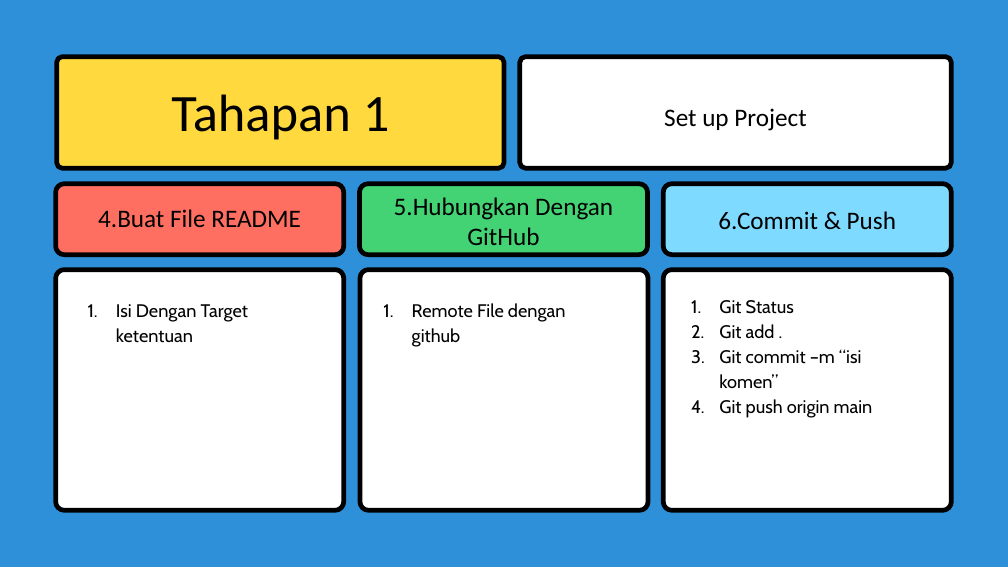
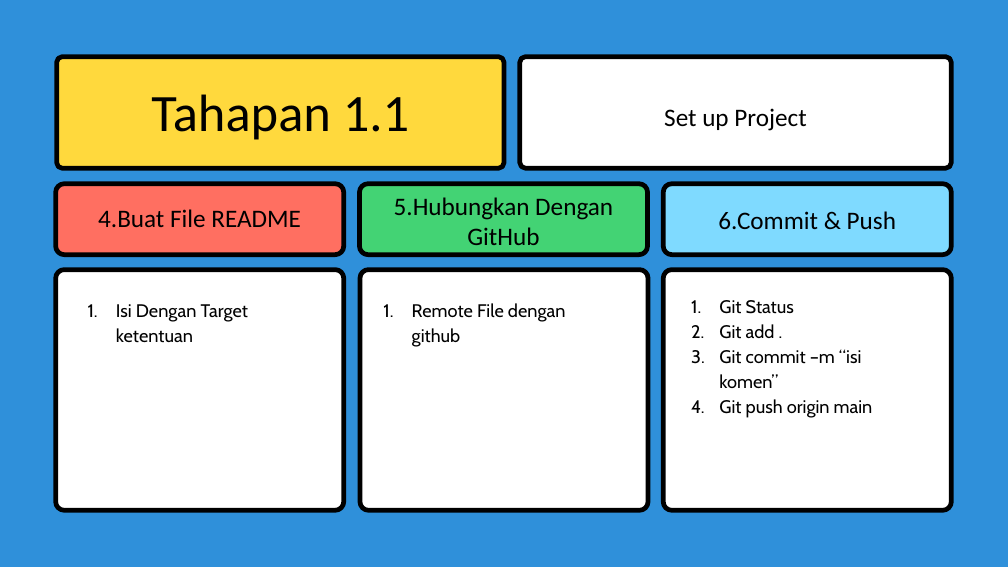
Before and after one commit to MuhammadRamdani121/Fullstack-30Hari, a slide deck: slide 4 of Rangkuman Cepat.pptx. Drawn at 1008x567 pixels with LibreOffice and Linux fonts; fonts in the diff are those of the drawing. Boxes give left, top, right and bottom in pixels: in the first picture for what was removed or moved away, otherwise in the second. Text is boxed around its words. In the diff, an @@ line names an element or a change of style, - is before the commit and + after.

```diff
--- a/Rangkuman Cepat.pptx
+++ b/Rangkuman Cepat.pptx
@@ text at [151, 94, 409, 140]: text changed @@
-Tahapan 1
+Tahapan 1.1
```
Also in this commit, not shown: 4 other slides changed, 5 slides added, 13 slides removed.
